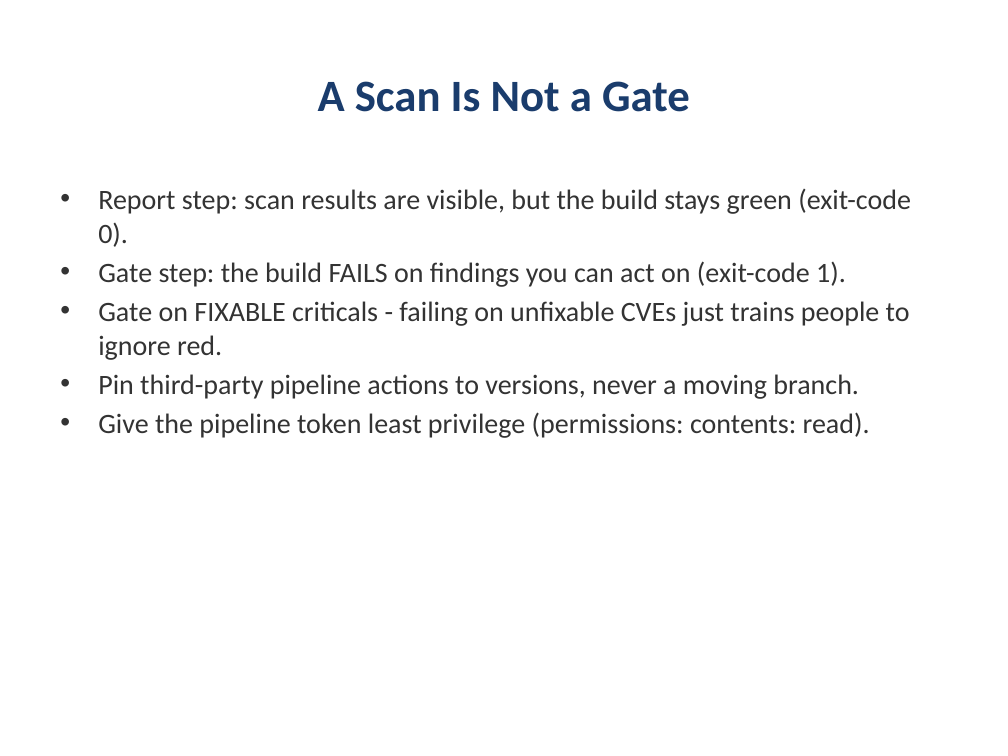
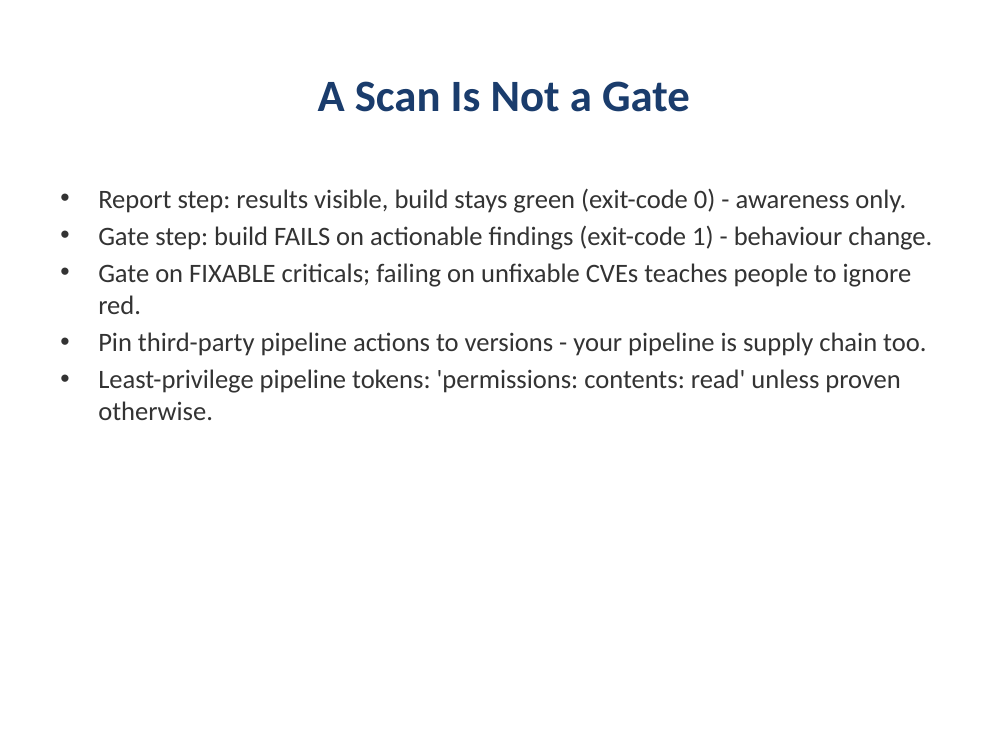
Before and after one commit to kumbulanit/devopsplaformngr, a slide deck: slide 40 of slides/DevOps-PlatformEngineering-Day1.pptx (slide 27 before the commit). Drawn at 1008x756 pixels with LibreOffice and Linux fonts; fonts in the diff are those of the drawing. Boxes give left, top, right and bottom in pixels: in the first picture for what was removed or moved away, otherwise in the second. Text is boxed around its words. In the diff, an @@ line names an element or a change of style, - is before the commit and + after.

```diff
--- a/slides/DevOps-PlatformEngineering-Day1.pptx
+++ b/slides/DevOps-PlatformEngineering-Day1.pptx
@@ text at (98,188,932,420): text changed; size 20 to 19 pt @@
-• Report step: scan results are visible, but the build stays green (exit-code 0).
-• Gate step: the build FAILS on findings you can act on (exit-code 1).
-• Gate on FIXABLE criticals - failing on unfixable CVEs just trains people to ignore red.
-• Pin third-party pipeline actions to versions, never a moving branch.
-• Give the pipeline token least privilege (permissions: contents: read).
+• Report step: results visible, build stays green (exit-code 0) - awareness only.
+• Gate step: build FAILS on actionable findings (exit-code 1) - behaviour change.
+• Gate on FIXABLE criticals; failing on unfixable CVEs teaches people to ignore red.
+• Pin third-party pipeline actions to versions - your pipeline is supply chain too.
+• Least-privilege pipeline tokens: 'permissions: contents: read' unless proven otherwise.
```
Also in this commit, not shown: 15 other slides changed, 23 slides added, 10 slides removed, 9 other files.
